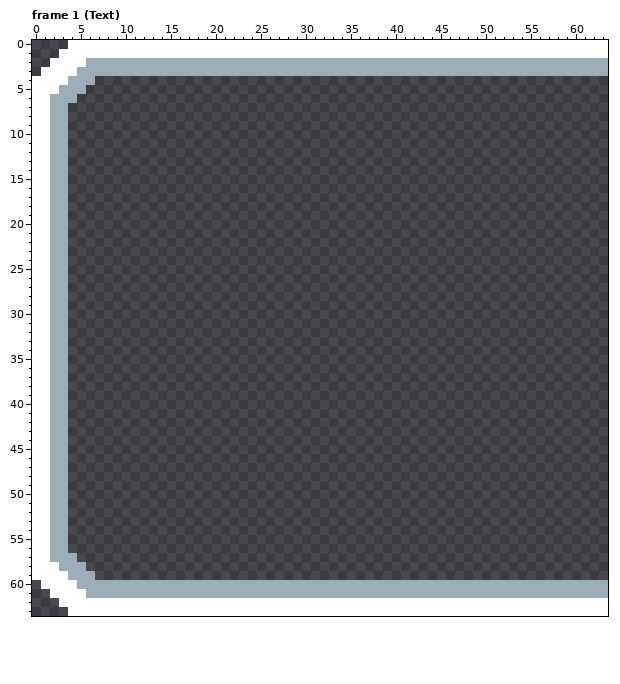
Two versions of one pixel-art file, gfx/text.aseprite. This is how it looked before the edit.
64x64 pixels, 2 frames. Shown: frame 1 (Text).
The result:
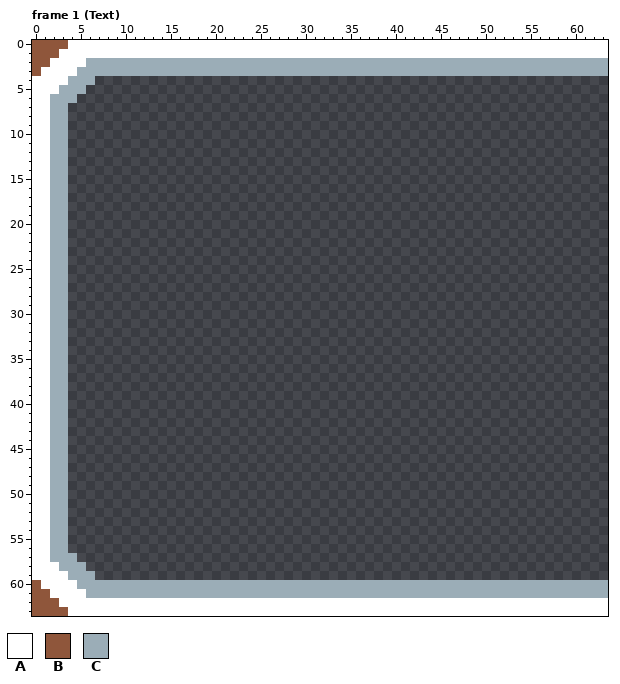
Palette (. is transparent): A #ffffff  B #8f563b  C #9badb7
The edit:
--- frame 1 (Text)
@@ x 0..5 @@
- 0 ....AA
- 1 ...AAA
- 2 ..AAAA
- 3 .AAAAC
+ 0 BBBBAA
+ 1 BBBAAA
+ 2 BBAAAA
+ 3 BAAAAC
  4 AAAACC
@@ x 0..5 @@
 59 AAAACC
-60 .AAAAC
-61 ..AAAA
-62 ...AAA
-63 ....AA
+60 BAAAAC
+61 BBAAAA
+62 BBBAAA
+63 BBBBAA
Boxes around the changes in both pictures, in picture pixels (x1, y1, x2, y2):
added: (32, 40, 68, 76)
added: (32, 580, 68, 616)
